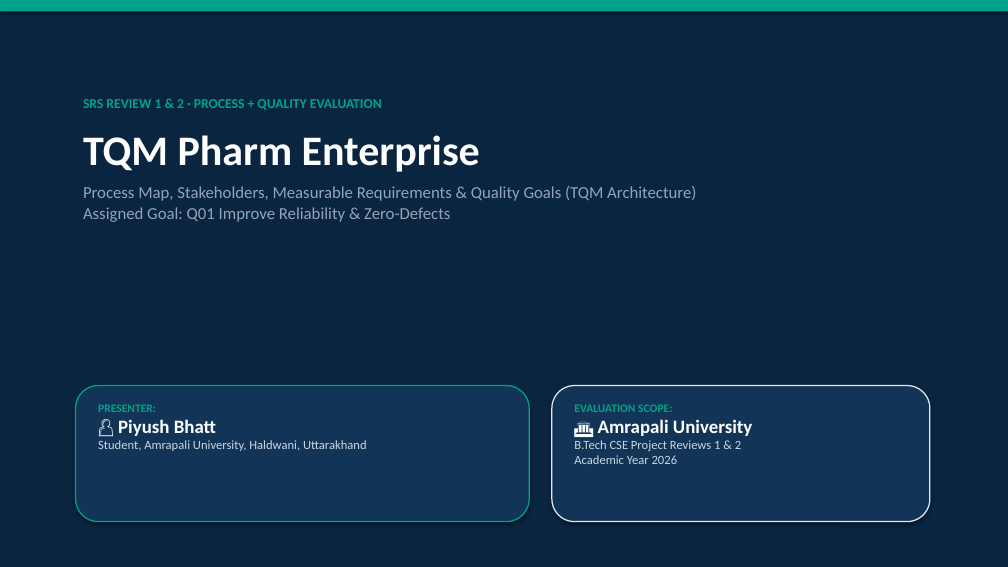
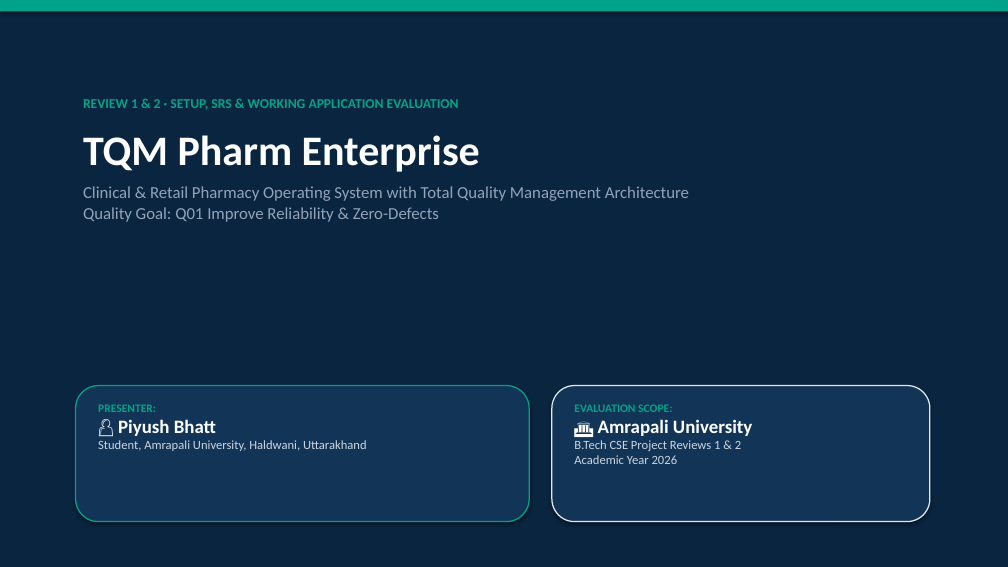
Before and after one commit to Piyush7251/Pharmacy_Management_System, a slide deck: slide 1 of TQM_Pharm_Presentation_Piyush_Bhatt.pptx. Drawn at 1008x567 pixels with LibreOffice and Linux fonts; fonts in the diff are those of the drawing. Boxes give left, top, right and bottom in pixels: in the first picture for what was removed or moved away, otherwise in the second. Text is boxed around its words. In the diff, an @@ line names an element or a change of style, - is before the commit and + after.

Commit message:
docs: align 18-slide presentation with exact rubric headings from university evaluation images

```diff
--- a/TQM_Pharm_Presentation_Piyush_Bhatt.pptx
+++ b/TQM_Pharm_Presentation_Piyush_Bhatt.pptx
@@ text at <box>83,99,459,110</box>: text changed @@
-SRS REVIEW 1 & 2 · PROCESS + QUALITY EVALUATION
+REVIEW 1 & 2 · SETUP, SRS & WORKING APPLICATION EVALUATION
@@ text at <box>83,186,689,222</box>: text changed @@
-Process Map, Stakeholders, Measurable Requirements & Quality Goals (TQM Architecture)
-Assigned Goal: Q01 Improve Reliability & Zero-Defects
+Clinical & Retail Pharmacy Operating System with Total Quality Management Architecture
+Quality Goal: Q01 Improve Reliability & Zero-Defects
```
Also in this commit, not shown: 10 other slides changed, 7 slides added, 7 slides removed, 3 other files.
